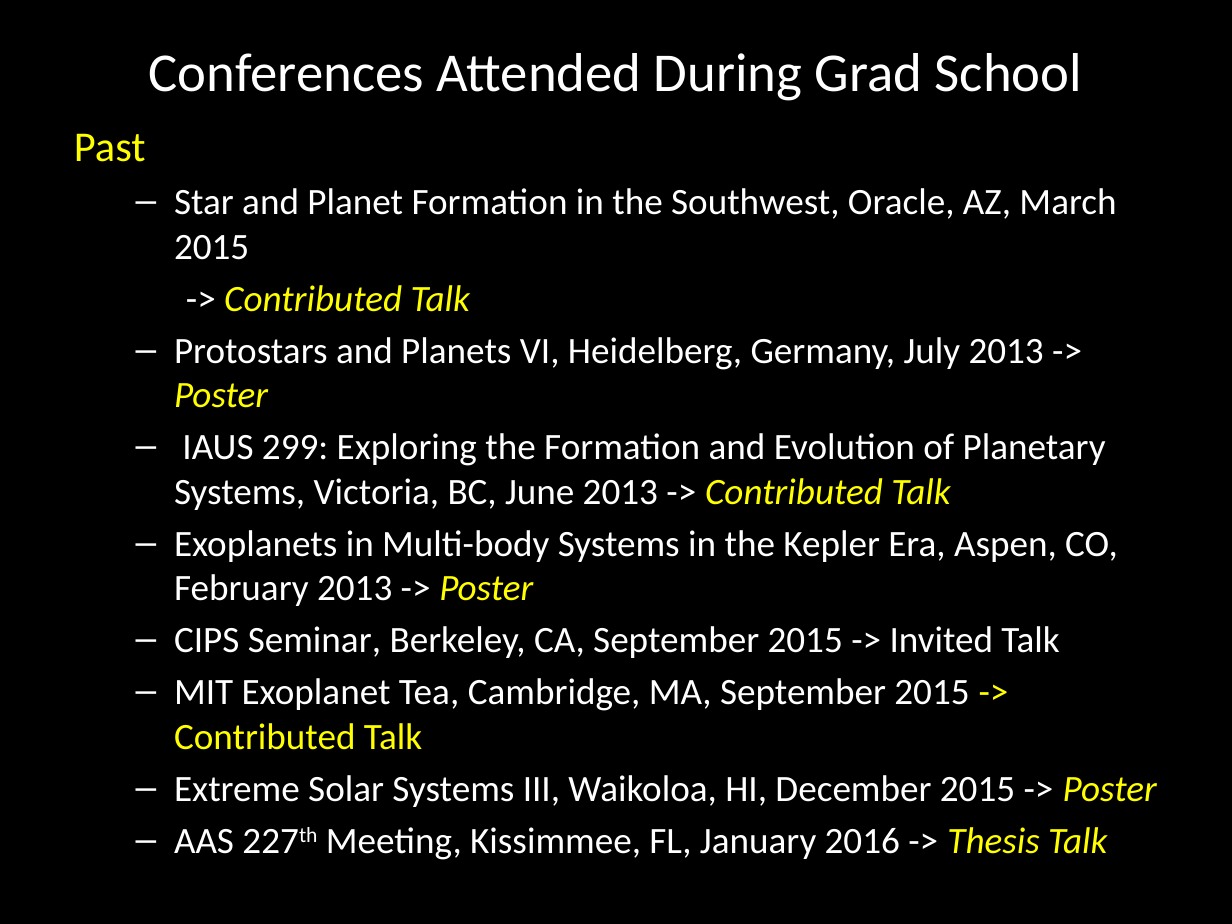
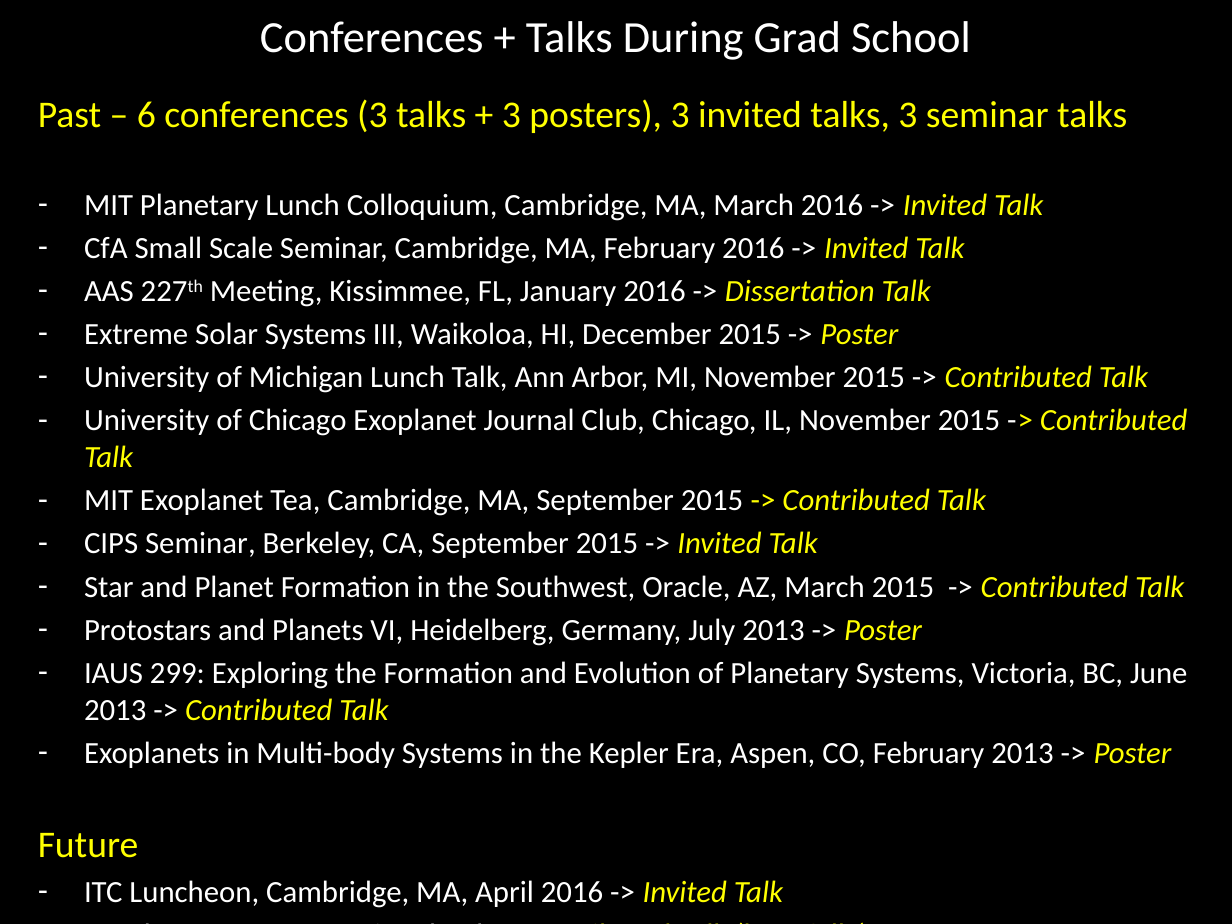
Before and after one commit to apiso/Thesis, a slide deck: slide 24 of slides/TAC_meeting_talk_3.pptx (slide 23 before the commit). Drawn at 1232x924 pixels with LibreOffice and Linux fonts; fonts in the diff are those of the drawing. Boxes give left, top, right and bottom in pixels: in the first picture for what was removed or moved away, otherwise in the second. Text is boxed around its words. In the diff, an @@ line names an element or a change of style, - is before the commit and + after.

Commit message:
update

```diff
--- a/slides/TAC_meeting_talk_3.pptx
+++ b/slides/TAC_meeting_talk_3.pptx
@@ title at box(260, 21, 971, 60): text changed; size 32 to 26 pt @@
-Conferences Attended During Grad School
+Conferences + Talks During Grad School
@@ text "Past – 6 conferences (3 ...": place and size @@
-text "Past – 6 conferences (3 ..." at box(74, 133, 1157, 860)
+text "Past – 6 conferences (3 ..." at box(38, 99, 1187, 908)
@@ text at box(38, 99, 1187, 601): text changed; size 21.7 to 18 pt @@
-Past
-  – Star and Planet Formation in the Southwest, Oracle, AZ, March 2015
-  -> Contributed Talk
+Past – 6 conferences (3 talks + 3 posters), 3 invited talks, 3 seminar talks
+– MIT Planetary Lunch Colloquium, Cambridge, MA, March 2016 -> Invited Talk
+– CfA Small Scale Seminar, Cambridge, MA, February 2016 -> Invited Talk
+– AAS 227th Meeting, Kissimmee, FL, January 2016 -> Dissertation Talk
+– Extreme Solar Systems III, Waikoloa, HI, December 2015 -> Poster
+– University of Michigan Lunch Talk, Ann Arbor, MI, November 2015 -> Contributed Talk
+– University of Chicago Exoplanet Journal Club, Chicago, IL, November 2015 -> Contributed Talk
+– MIT Exoplanet Tea, Cambridge, MA, September 2015 -> Contributed Talk
+– CIPS Seminar, Berkeley, CA, September 2015 -> Invited Talk
+– Star and Planet Formation in the Southwest, Oracle, AZ, March 2015 -> Contributed Talk
@@ text at box(84, 618, 1187, 768): size 21.7 to 18 pt in "Protostars and Planets VI, Heidelberg, Germany, July ...", "IAUS 299: Exploring the Formation and Evolution ...", "Exoplanets in Multi-body Systems in the Kepler ..."; bullet – to -; list level 2 to 1 in "Protostars and Planets VI, Heidelberg, ..."; list level 2 to 1 in "IAUS 299: Exploring the Formation ..."; list level 2 to 1 in "Exoplanets in Multi-body Systems in ..." @@
@@ text at box(38, 833, 783, 908): text changed; size 21.7 to 18 pt @@
-  – CIPS Seminar, Berkeley, CA, September 2015 -> Invited Talk
-  – MIT Exoplanet Tea, Cambridge, MA, September 2015 -> Contributed Talk
-  – Extreme Solar Systems III, Waikoloa, HI, December 2015 -> Poster
-  – AAS 227th Meeting, Kissimmee, FL, January 2016 -> Thesis Talk
+Future
+– ITC Luncheon, Cambridge, MA, April 2016 -> Invited Talk
+– Exoplanets I, Davos, Switzerland -> Contributed Talk (hopefully)
```
Also in this commit, not shown: 1 slide added.
